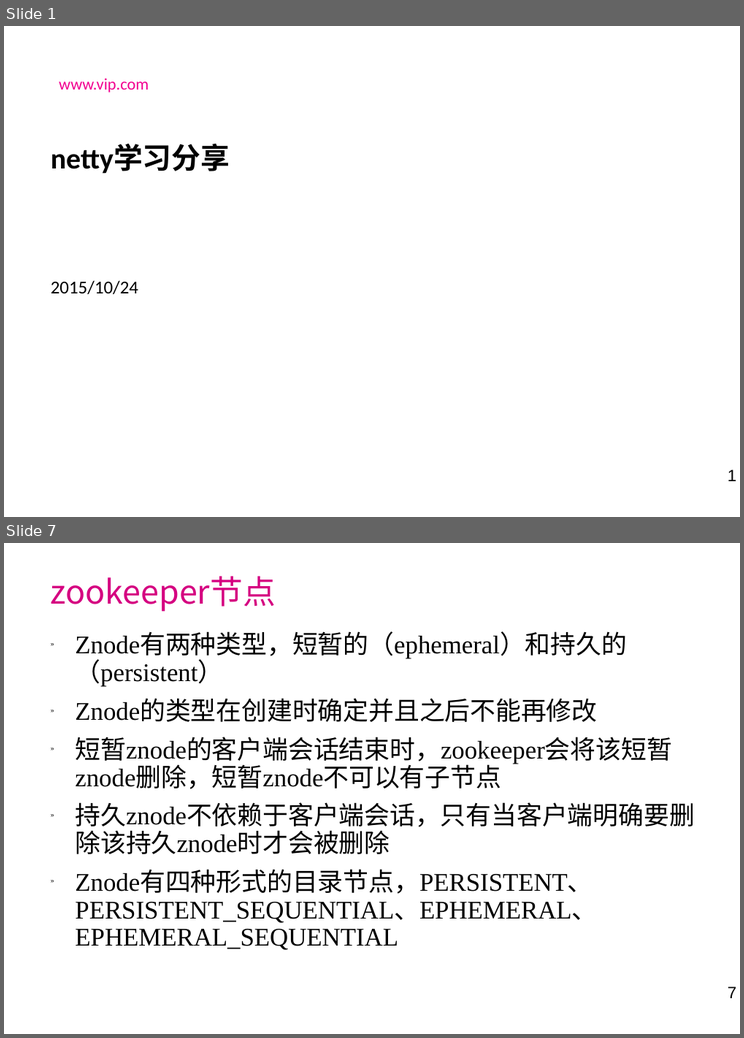
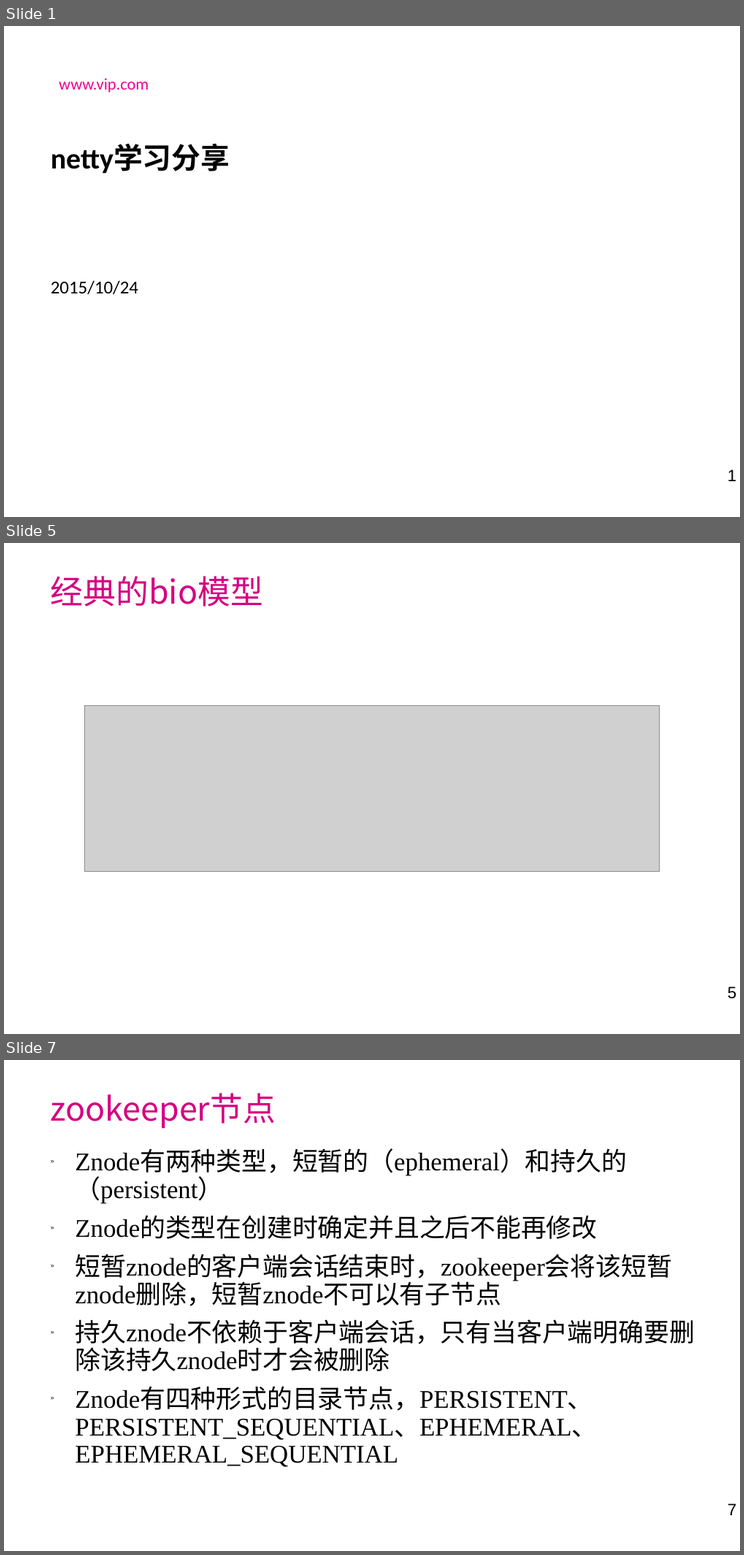
Before and after one commit to laienliang/netty-demo, a slide deck: doc/netty学习分享.ppt. Shown one above the other, each under a label of ours: slides 1 and 7 before the commit, slides 1, 5 and 7 after it; the slides between them are not shown. The pictures are 744x1038 and 744x1555 pixels, drawn with LibreOffice and Linux fonts; fonts in the diff are those of the drawing; grey boxes stand for pictures; background and template pictures are left out. Boxes give left, top, right and bottom in pixels: in the first picture for what was removed or moved away, otherwise in the second. Text is boxed around its words. In the diff, an @@ line names an element or a change of style, - is before the commit and + after.

```diff
--- a/doc/netty学习分享.ppt
+++ b/doc/netty学习分享.ppt
@@ slide 5 added at bbox=[4, 543, 740, 1034], background picture (left out); not listed: 1 template element that a slide beside it also shows @@
@@ title added at bbox=[51, 576, 263, 607], 36 pt, text #D50080 @@
+经典的bio模型
@@ picture added at bbox=[84, 706, 660, 871] @@
```
Also in this commit, not shown: 2 slides changed, 2 other slides added, 3 slides removed, 2 other files.
